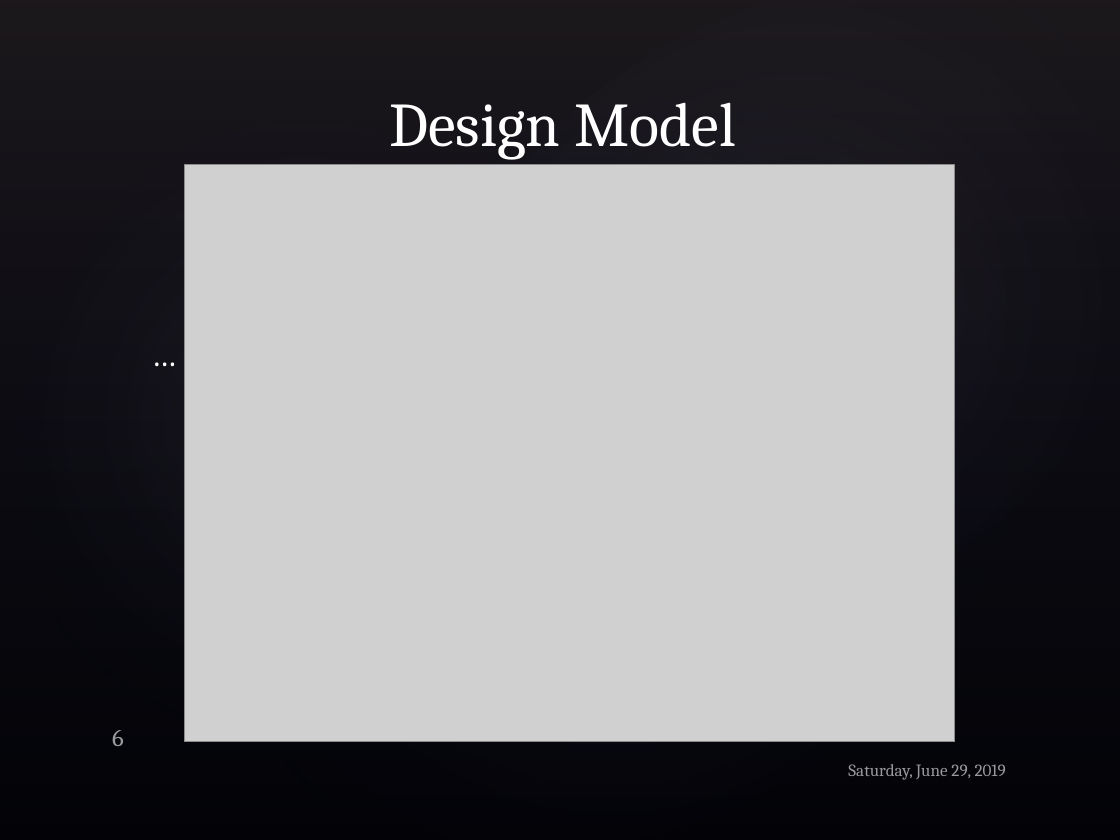
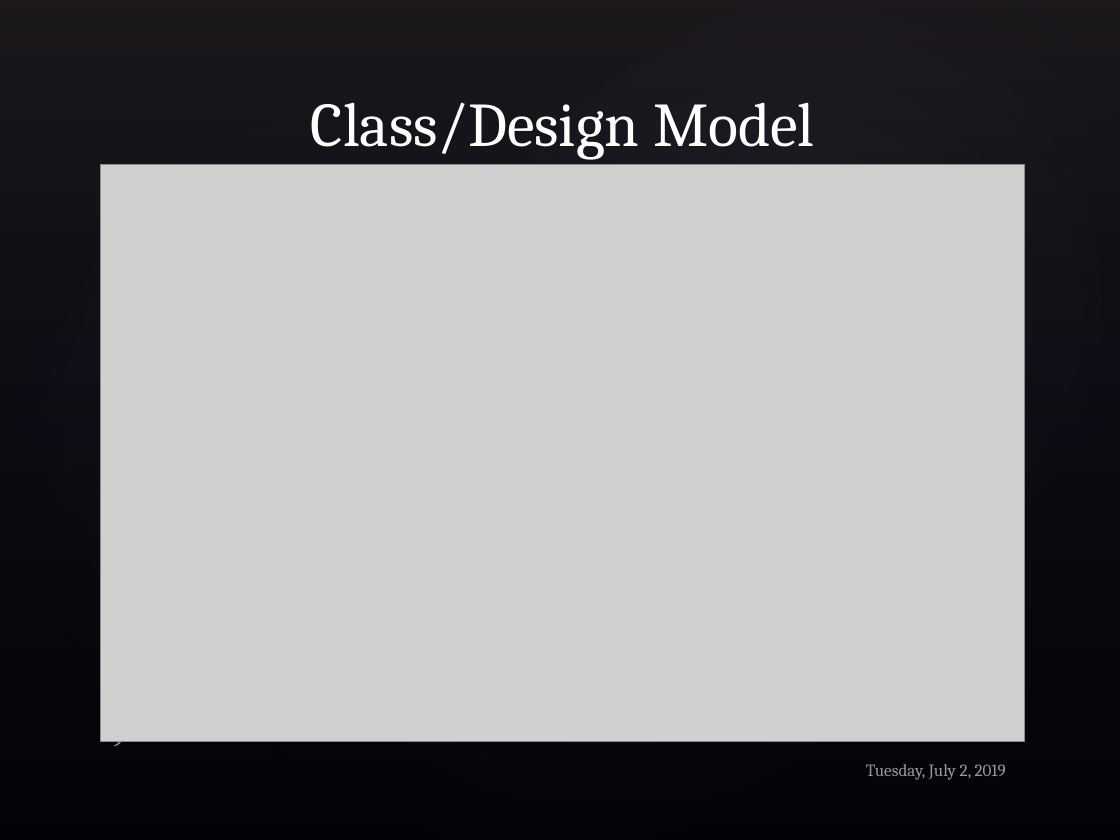
Before and after one commit to iv1660yg/MSU-ICS-370, a slide deck: slide 9 of Project_Elaboration_1.pptx (slide 6 before the commit). Drawn at 1120x840 pixels with LibreOffice and Linux fonts; fonts in the diff are those of the drawing; grey boxes stand for pictures; background and template pictures are left out. Boxes give left, top, right and bottom in pixels: in the first picture for what was removed or moved away, otherwise in the second. Text is boxed around its words. In the diff, an @@ line names an element or a change of style, - is before the commit and + after.

```diff
--- a/Project_Elaboration_1.pptx
+++ b/Project_Elaboration_1.pptx
@@ title at <box>311,102,815,160</box>: text changed @@
-Design Model
+Class/Design Model
@@ text removed at <box>140,130,887,578</box> @@
-…
@@ picture: place and size @@
-picture at <box>185,165,955,743</box>
+picture at <box>101,165,1025,743</box>
@@ page number at <box>112,741,124,752</box>: text changed @@
-6
+9
@@ text at <box>866,764,1006,780</box>: text changed @@
-Saturday, June 29, 2019
+Tuesday, July 2, 2019
```
Also in this commit, not shown: 11 other slides changed.
